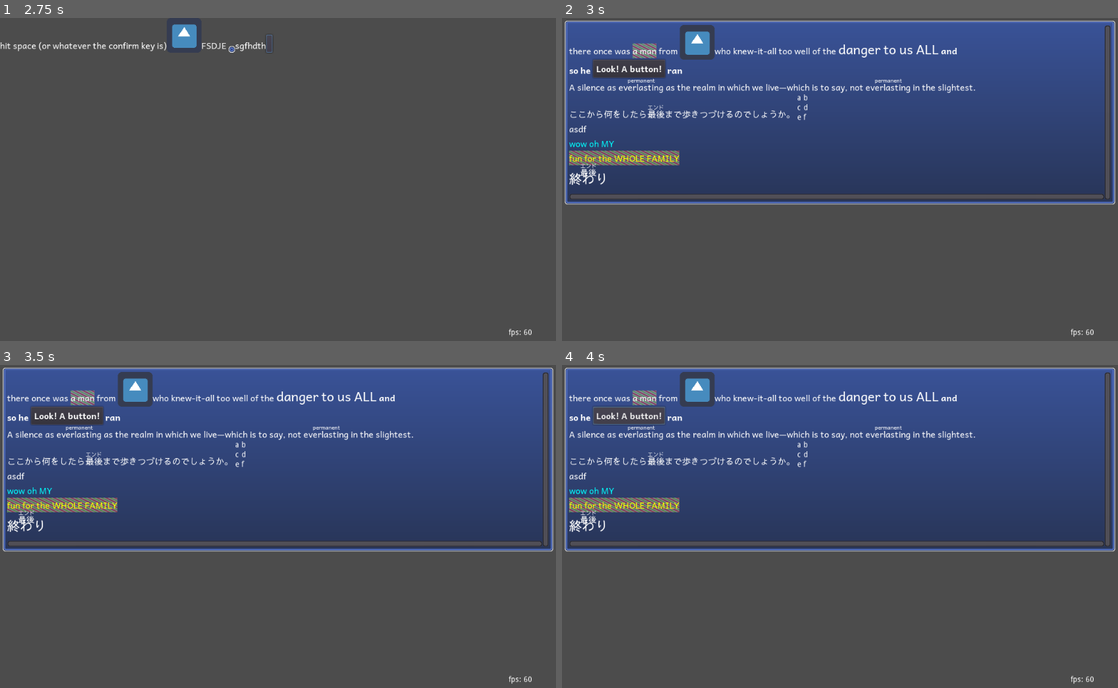
Above: before the commit, frames 1-4 (two rows, left to right).
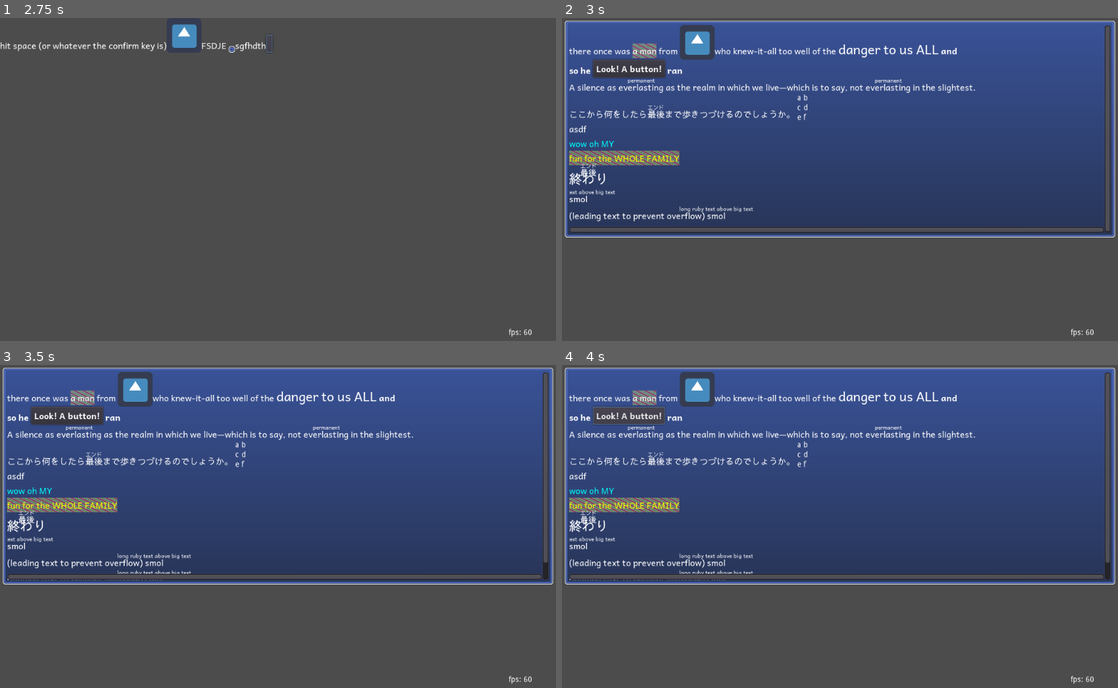
Above: after the commit, the same moments.

Repository: wareya/uitest
Game: Godot game, scene res://Document.tscn
Two runs of this game, one before a commit and one after it. Both use one fixed random seed, a clock stepped at 60 frames per second and the inputs below. The engine's default icon, where the game draws it, is replaced by a stand-in: a white triangle on a blue panel in a dark square.
Inputs (mouse positions are in pixels of both pictures, inside the frame that each line leads up to):
- Up to frame 1 (2.75 s): click (266, 43) at 0.5 s; click (266, 43) at 1.25 s; click (266, 43) at 2 s
- Up to frame 2 (3 s): tap Space at 2.75 s
- Up to frame 3 (3.5 s): tap Enter (ui_accept) at 3.02 s
- Up to frame 4 (4 s): click "Look! A button!" at 3.5 s

Frame 1 is identical in both runs. In frame 2, 11% of the frame differs, in the area x 0-100%, y 53-68%; in frame 3, 12%; in frame 4, 12%.

Commit message:
implement other horizontal flow directions

Diff:
--- a/Document.gd
+++ b/Document.gd
@@ -33,9 +33,14 @@
     "offset_y": 0,
 
     "overflow": "visible", # "visible", "hidden", "scroll_h", "scroll_v", and "scroll"
+    "wrap" : "auto", # "auto", "never"
 
     # bottom, middle, top
-    "vertical_align": "bottom",
+    "row_align": "bottom",
+
+    # FOR VERTICAL LAYOUT MODES ONLY
+    # left, middle, right
+    "column_align": "left",
 
     "font_family": [preload("res://font/Andika-Regular.ttf"), preload("res://font/SawarabiGothic-Regular.ttf")],
     "color": "white",
@@ -54,10 +59,15 @@
     "background_offset_left": 0,
     "background_offset_right": 0,
 
-    "layout": "flow_h_lr", # TODO: implement other flow models
-
-    # left, right, center, or justified
-    "justify": "left",
+    "layout": "flow",
+    # lr_tb, rl_tb, lr_br, rl_bt
+    # WARNING: text with rl directions is buggy! no, I'm not going to fix it!
+    # godot 3 doesn't expose low-enough-level text-related stuff to do it properly
+    # only us it for inline block layout! (or grids)
+    "layout_direction": "lr_tb",
+
+    # start, end, center, or justified
+    "justify": "start",
 
     # number or percent, e.g. 512 or "50%". no units.
     "width": null,
@@ -133,6 +143,11 @@
 <br>
 <big><ruby>終わり<rt><ruby>最後<rt>エンド</ruby></ruby></big>
 <br>
+<ruby>smol<rt>long ruby text above big text</ruby>
+<br>
+<span style="color: red;">(leading text to prevent overflow) </span><ruby>smol<rt>long ruby text above big text</ruby>
+<br>
+<span style="color: red;">(leading text to prevent overflow) </span><ruby>smol<rt>long ruby text above big text</ruby>
 """
 
 var default_stylesheet = """
@@ -154,6 +169,7 @@
     justify: center;
     display: inline-block;
     padding_top: 4;
+    wrap: never;
 }
 rt {
     justify: center;
@@ -162,6 +178,7 @@
     font_family: var(--rubyfont);
     width: 100%;
     offset_y: -4;
+    wrap: never;
 }
 """
 
@@ -185,6 +202,8 @@
     overflow: scroll;
 
     max_height: 400;
+
+    layout_direction: lr_tb;
 }
 :vars {
     --white: "#FFFFFF";
@@ -553,39 +572,54 @@
 
 var max_descent = 0
 var max_ascent = 0
-func _reflow_row(row : Array, top : float, bottom : float, x_limit : float, wrapped):
+func _reflow_row(row : Array, top : float, bottom : float, x_limit : float, wrapped : bool):
+    var right_to_left = calculated_props.layout_direction.find("rl") >= 0
     max_descent = 0
     max_ascent = 0
     var min_x = 0
     var max_x = 0
-    for pair in row:
-        var child : Control = pair[0]
+    var prev_label_text = ""
+    for i in row.size():
+        var info = row[i]
+        var child : Control = info[0]
+
         if child is Label:
             var font = (child as Label).get_font("font")
             max_ascent  = max(max_ascent , font.get_ascent())
             max_descent = max(max_descent, font.get_descent())
+            if right_to_left and child.text.ends_with(" "):
+                info[3].x += font.get_char_size(ord(" ")).x # offset
+            prev_label_text = child.text
+            #    child.text = " " + child.text.substr(0, -1)
         elif "calculated_props" in child:
             max_ascent  = max(max_ascent , child.max_ascent)
             max_descent = max(max_descent, child.max_descent)
-        var cursor = pair[1]
-        var size = pair[2]
-        var offset = pair[3]
-        if pair == row[0]:
+            prev_label_text = ""
+        else:
+            prev_label_text = ""
+
+        var cursor = info[1]
+        var size = info[2]
+        var offset = info[3]
+
+        if i == 0:
             min_x = cursor
             max_x = cursor+size.x
         else:
             max_x = max(max_x, cursor + size.x)
 
+
     var base_offset = 0
     var gap_offset = 0
 
     var justify = calculated_props.justify
     if !wrapped and justify == "justified":
-        justify = "left"
-
-    if justify == "left":
+        justify = "start"
+
+
+    if justify == "start":
         pass
-    elif justify == "right":
+    elif justify == "end":
         base_offset = x_limit - max_x
     elif justify == "center":
         base_offset = (x_limit - max_x)*0.5
@@ -594,32 +628,32 @@
         gap_offset += (x_limit - max_x)/row.size()
 
     var i = 0
-    for pair in row:
-        var child : Control = pair[0]
-        var x : float = pair[1]
-        var child_size : Vector2 = pair[2]
-        var offset : Vector2 = pair[3]
+    for info in row:
+        var child : Control = info[0]
+        var x : float = info[1]
+        var child_size : Vector2 = info[2]
+        var offset : Vector2 = info[3]
         var y = bottom - child_size.y
-        if calculated_props.vertical_align == "middle":
+        if calculated_props.row_align == "middle":
             y = bottom/2 + top/2 + child_size.y/2
-        elif calculated_props.vertical_align == "top":
+        elif calculated_props.row_align == "top":
             y = top
         if child is Label:
             var font = (child as Label).get_font("font")
-            if calculated_props.vertical_align == "middle":
+            if calculated_props.row_align == "middle":
                 offset.y += max_ascent/2 + max_descent/-2
                 offset.y -= font.get_ascent()/2 + font.get_descent()/-2
-            elif calculated_props.vertical_align == "top":
+            elif calculated_props.row_align == "top":
                 offset.y += max_ascent
                 offset.y -= font.get_ascent()
             else:
                 offset.y -= max_descent
                 offset.y += font.get_descent()
         elif "calculated_props" in child:
-            if calculated_props.vertical_align == "middle":
+            if calculated_props.row_align == "middle":
                 offset.y += max_ascent/2 + max_descent/-2
                 offset.y -= child.max_ascent/2 + child.max_descent/-2
-            elif calculated_props.vertical_align == "top":
+            elif calculated_props.row_align == "top":
                 offset.y += max_ascent
                 offset.y -= child.max_ascent
             else:
@@ -627,6 +661,15 @@
                 offset.y += child.max_descent
 
         offset.x += gap_offset*i
+
+        # mirroring
+        if right_to_left:
+            var left_x = x
+            var right_x = x + child_size.x
+            left_x = x_limit - left_x
+            right_x = x_limit - right_x
+            x = right_x
+            #offset.x = right_x - x
 
         var origin = get_global_rect().position
         child.set_global_position(Vector2(x + base_offset, y) + offset + origin)
@@ -701,33 +744,39 @@
         _v_scrollbar.visible = true
         rect_clip_content = true
 
-    if calculated_props.layout == "flow_h_lr":
-        var parent_size = get_parent_area_size()
-        if layout_parent:
-            parent_size = layout_parent.rect_size
-        #print(doc_name, parent_size)
-        var size = Vector2()
-        size.x = parent_size.x * (anchor_right - anchor_left)
-        size.y = parent_size.y * (anchor_bottom - anchor_top)
-        size.x -= calculated_props.margin_left + calculated_props.margin_right
-        size.y -= calculated_props.margin_top + calculated_props.margin_bottom
-        var total_padding = Vector2(calculated_props.padding_right + calculated_props.padding_left, calculated_props.padding_top + calculated_props.padding_bottom)
-        var x_limit = size.x - calculated_props.padding_right
-        var y_limit = size.y - calculated_props.padding_bottom
-        var x_buffer = 0
-        var y_buffer = 0
-        if _v_scrollbar.visible:
-            var extra_pad = calculated_props.padding_right + _v_scrollbar.rect_size.x
-            x_limit -= extra_pad
-            x_buffer += extra_pad
-        if _h_scrollbar.visible:
-            var extra_pad = calculated_props.padding_bottom + _h_scrollbar.rect_size.y
-            y_limit -= extra_pad
-            y_buffer += extra_pad
-
-        var x_cursor = calculated_props.padding_left
-        var y_cursor = calculated_props.padding_top
-        var y_cursor_next = 0
+    var parent_size = get_parent_area_size()
+    if layout_parent:
+        parent_size = layout_parent.rect_size
+
+    var size = Vector2()
+    size.x = parent_size.x * (anchor_right - anchor_left)
+    size.y = parent_size.y * (anchor_bottom - anchor_top)
+    size.x -= calculated_props.margin_left + calculated_props.margin_right
+    size.y -= calculated_props.margin_top + calculated_props.margin_bottom
+    var total_padding = Vector2(calculated_props.padding_right + calculated_props.padding_left, calculated_props.padding_top + calculated_props.padding_bottom)
+    var x_limit = size.x - calculated_props.padding_right
+    var y_limit = size.y - calculated_props.padding_bottom
+    var x_buffer = 0
+    var y_buffer = 0
+    var x_scroll_pad = 0
+    var y_scroll_pad = 0
+    if _v_scrollbar.visible:
+        var extra_pad = calculated_props.padding_right + _v_scrollbar.rect_size.x
+        x_scroll_pad = _v_scrollbar.rect_size.x
+        x_limit -= extra_pad
+        x_buffer += extra_pad
+    if _h_scrollbar.visible:
+        var extra_pad = calculated_props.padding_bottom + _h_scrollbar.rect_size.y
+        y_scroll_pad = _h_scrollbar.rect_size.y
+        y_limit -= extra_pad
+        y_buffer += extra_pad
+
+    if calculated_props.layout == "flow":
+        #var left_to_right = calculated_props.layout_direction.find("lr") >= 0
+
+        var x_cursor = calculated_props.padding_left# if left_to_right else x_limit - calculated_props.padding_right
+        var y_cursor = calculated_props.padding_top# if top_to_bottom else y_limit - calculated_props.padding_bottom
+        var y_cursor_next = y_cursor
         var rows = []
         var row = []
         var process_nodes = []
@@ -738,17 +787,14 @@
 
         var max_x = 0
 
-        rect_size = Vector2(x_limit, y_limit) - Vector2(x_cursor, y_cursor)
+        rect_size = Vector2(x_limit, y_limit) - Vector2(calculated_props.padding_left, calculated_props.padding_top)
         #rect_size.x -= calculated_props.padding_left
         #rect_size.x -= calculated_props.padding_right
 
         var check_queue = []
         if doc_name == "root" or calculated_props.display != "inline":
-            check_queue= get_children()
-        #if check_queue.size() == 1 and check_queue[0] is DocumentHelpers.DocScrollContents:
-        #    check_queue[0].rect_size = interior_size
-        #    check_queue[0].rect_position = Vector2(x_cursor, y_cursor)
-        #    pass
+            check_queue = get_children()
+
         while check_queue.size() > 0:
             var _child = check_queue.pop_front()
             var _parent = self
@@ -824,6 +870,8 @@
             var force_next_row_new = false
             if row.size() > 0 and (x_cursor + child_size.x > x_limit or child.size_flags_horizontal & SIZE_EXPAND):
                 new_row = true
+            if calculated_props.wrap == "never":
+                new_row = false
             if "calculated_props" in child and child.calculated_props.display == "block":
                 new_row = true
                 force_next_row_new = true
@@ -906,13 +954,29 @@
         _custom_rect = Rect2(start, visible_interior_size + Vector2(x_buffer, y_buffer))
         #_custom_rect = Rect2(start, visible_interior_size)
 
-
+        var bottom_to_top = calculated_props.layout_direction.find("bt") >= 0
+        if bottom_to_top:
+            var bottom = visible_interior_size.y
+            for data in rows:
+                var r_y_cursor_next = data[2]
+                bottom = max(bottom, r_y_cursor_next)
+            bottom += y_scroll_pad
+            for i in rows.size():
+                var data = rows[i]
+                var r_y_cursor = data[1]
+                var r_y_cursor_next = data[2]
+                data[1] = bottom - r_y_cursor_next
+                data[2] = bottom - r_y_cursor
+
+            rows.invert()
         for data in rows:
             var r_row = data[0]
             var r_y_cursor = data[1]
             var r_y_cursor_next = data[2]
             var r_wrapped = data[3]
-            _reflow_row(r_row, r_y_cursor, r_y_cursor_next, rect_size.x - calculated_props.padding_right, r_wrapped)
+            #if !left_to_right:
+            #    r_row.invert()
+            _reflow_row(r_row, r_y_cursor, r_y_cursor_next, visible_interior_size.x + x_buffer, r_wrapped)
 
         _update_v_scroll(0) # passed value is ignored
 
--- a/Document.tscn
+++ b/Document.tscn
@@ -18,6 +18,70 @@
 rect_min_size = Vector2( 502, 64 )
 rect_pivot_offset = Vector2( 1343, 79 )
 script = ExtResource( 1 )
+markup = "there <span> once </span> was <fun>a man</fun> from <img src=\"res://icon.png\"/> who knew-it-all     too well of the <big>danger to us ALL</big> <b> and<br>so he <node type=\"Button\" text=\"Look! A button!\"></node> ran </b>
+<br>
+<br>
+A silence as <ruby>everlasting<rt>permanent</ruby> as the realm in which we live—which is to say, not <ruby>everlasting<rt>permanent</ruby> in the slightest.
+<br>
+ここから何をしたら<ruby>最後<rt>エンド</ruby>まで歩きつづけるのでしょうか。
+<node type=\"GridContainer\" columns=\"2\"><a>a</a> <b>b</b> <a>c</a> <b>d</b> <a>e</a> <b>f</b></node>
+<br>
+<bruh>asdf</bruh>
+<br>
+<bruh><fun>wow oh MY</fun></bruh>
+<br>
+<bruh><a><fun>fun for the WHOLE FAMILY</fun></a></bruh>
+<br>
+<big><ruby>終わり<rt><ruby>最後<rt>エンド</ruby></ruby></big>
+<br>
+<ruby>smol<rt>long ruby text above big text</ruby>
+<br>
+<span style=\"color: red;\">(leading text to prevent overflow) </span><ruby>smol<rt>long ruby text above big text</ruby>
+"
+root_stylesheet = "root {
+    background: \"res://9PatchGradient.tres\";
+    margin_left: 5;
+    margin_right: 5;
+    margin_top: 5;
+    margin_bottom: 5;
+    padding_top: 8;
+    padding_left: 8;
+    padding_bottom: 8;
+    padding_right: 8;
+    background_9patch: true;
+    background_9patch_top: 4.5;
+    background_9patch_bottom: 6.5;
+    background_9patch_left: 6;
+    background_9patch_right: 6;
+
+    overflow: scroll;
+
+    max_height: 400;
+}
+:vars {
+    --white: \"#FFFFFF\";
+    --rubysize: 65%;
+    --rubyfont: var(--englishfont) var(--japanesefont);
+    --japanesefont: \"res://font/SawarabiGothic-Regular.ttf\";
+    --englishfont: \"res://font/Andika-Regular.ttf\";
+}
+fun {
+    background: \"res://9PatchGradient2.tres\";
+    text_shadow_color: orange;
+    text_shadow_offset: 0 0;
+    display: inline-block;
+}
+bruh fun {
+    color: yellow;
+}
+root bruh > fun {
+    color: cyan;
+}
+bruh > fun {
+    background: none;
+    color: orange;
+}
+"
 _inherited_props = [ "font_family", "font_size", "justify" ]
 
 [node name="Label" type="Label" parent="."]
